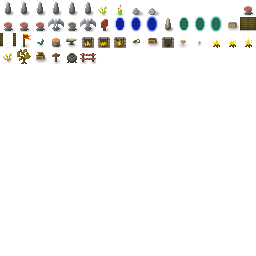
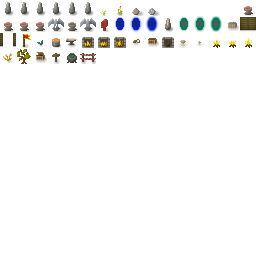
Two versions of the same layered image (256×256). Layer-by-layer changes:
painted on "Foreground" over [42, 5, 123, 42]
painted on "Shade" over [98, 7, 108, 16]
